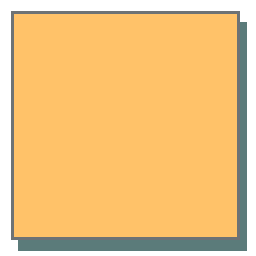
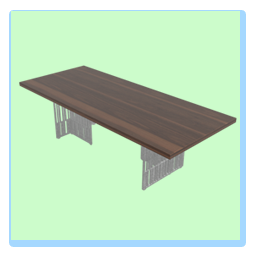
The second 256px x 256px image is a revision of the first. Changes to its layers:
renamed "Layer 2" to "Layer 3", showed it, painted on it over [19, 40, 237, 213]
painted on "Rectangle 1" over [11, 11, 240, 240]
